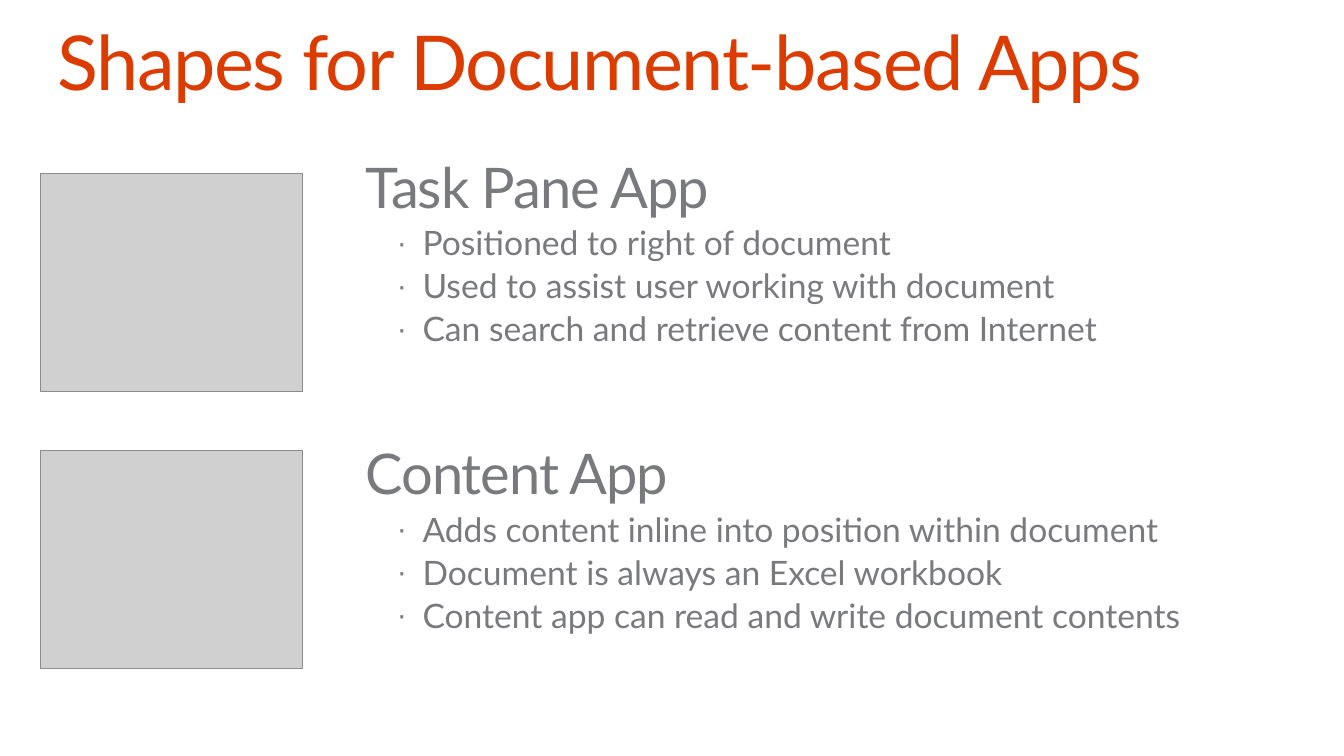
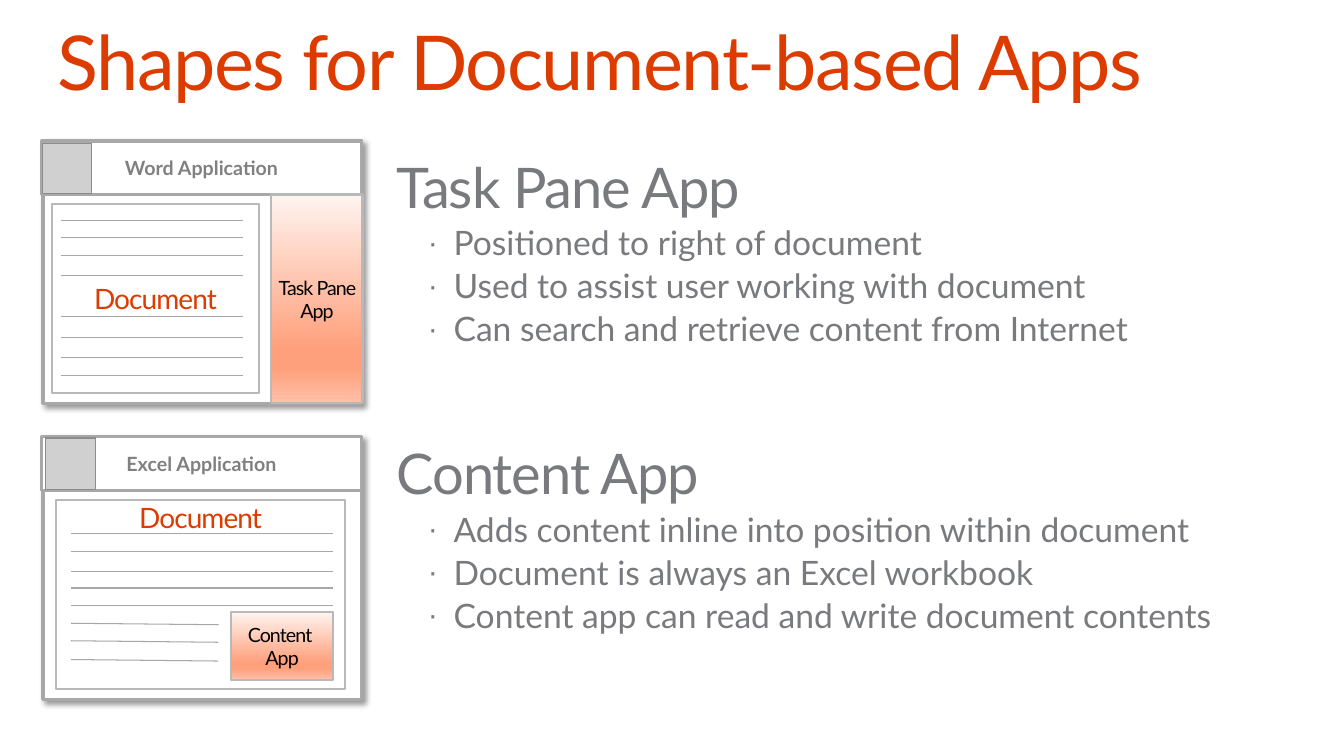
Before and after one commit to OfficeDev/TrainingContent, a slide deck: slide 6 of O3652-4 Deep Dive Apps for Office in Excel/O3652-4 Deep Dive into Apps for Office in Excel.pptx. Drawn at 1344x756 pixels with LibreOffice and Linux fonts; fonts in the diff are those of the drawing; grey boxes stand for pictures; background and template pictures are left out. Boxes give left, top, right and bottom in pixels: in the first picture for what was removed or moved away, otherwise in the second. Text is boxed around its words. In the diff, an @@ line names an element or a change of style, - is before the commit and + after.

```diff
--- a/O3652-4 Deep Dive Apps for Office in Excel/O3652-4 Deep Dive into Apps for Office in Excel.pptx
+++ b/O3652-4 Deep Dive Apps for Office in Excel/O3652-4 Deep Dive into Apps for Office in Excel.pptx
@@ group added at [41, 141, 362, 403]: 8 lines, 4 rectangles, 1 picture @@
+Word Application
+Document
+Task Pane App
@@ picture removed at [40, 173, 302, 391] @@
@@ text "Task Pane App": place and size @@
-text "Task Pane App" at [365, 167, 1180, 634]
+text "Task Pane App" at [397, 167, 1211, 634]
@@ group added at [41, 437, 362, 699]: 8 lines, 4 rectangles, 1 picture @@
+Excel Application
+Document
+Content
+App
@@ picture removed at [40, 451, 302, 668] @@
```
Also in this commit, not shown: 4 other slides changed, 4 other files.
